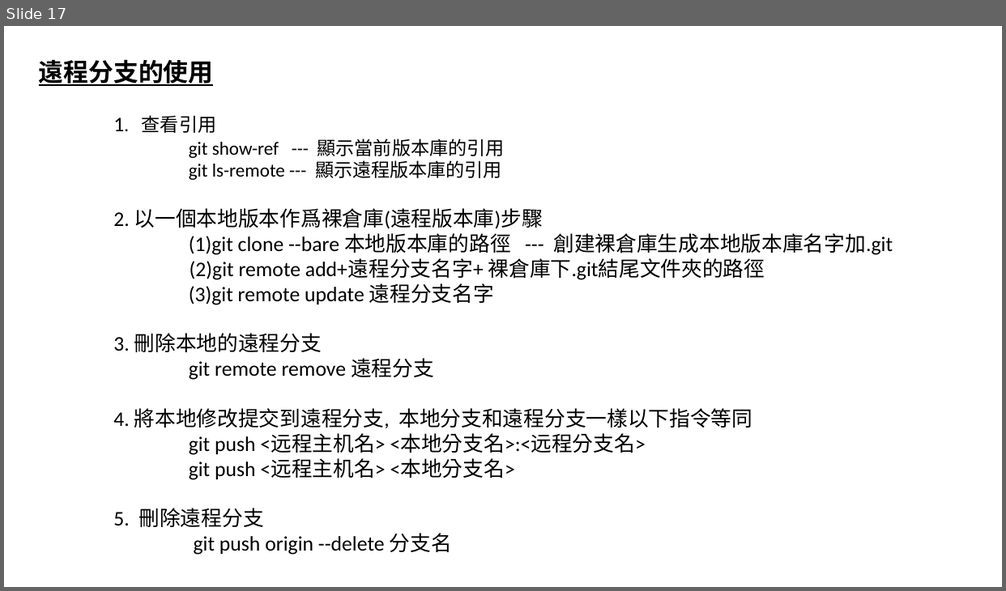
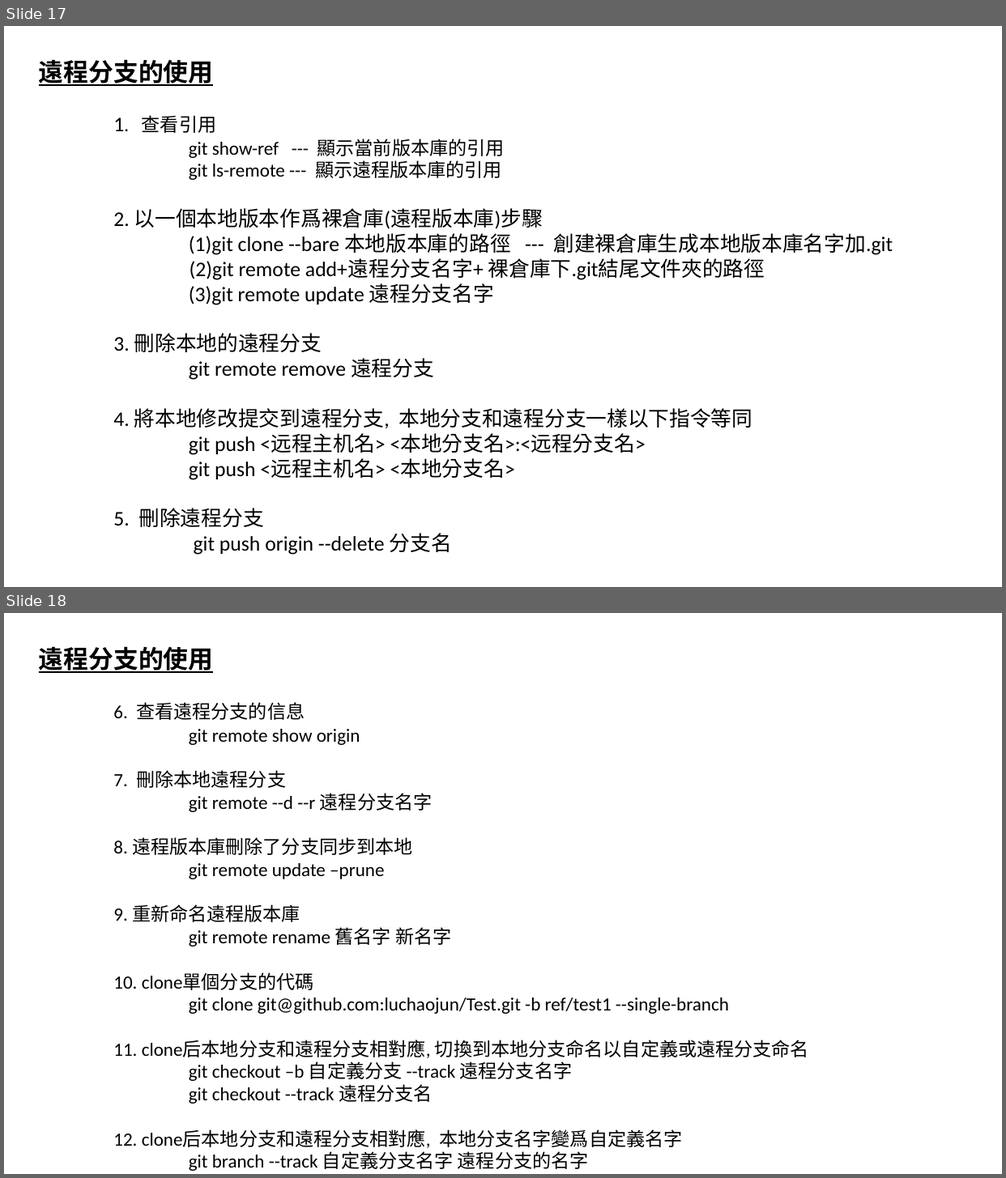
Before and after one commit to luchaojun/ChaojunStudy, a slide deck: GitStudy/GitStudy.pptx. Shown one above the other, each under a label of ours: slide 17 before the commit, slides 17 and 18 after it. The pictures are 1006x591 and 1006x1178 pixels, drawn with LibreOffice and Linux fonts; fonts in the diff are those of the drawing. Boxes give left, top, right and bottom in pixels: in the first picture for what was removed or moved away, otherwise in the second. Text is boxed around its words. In the diff, an @@ line names an element or a change of style, - is before the commit and + after.

Commit message:
Add the git remote command into pptx

```diff
--- a/GitStudy/GitStudy.pptx
+++ b/GitStudy/GitStudy.pptx
@@ slide 18 added at [4,613,1002,1174], background #FFFFFF @@
@@ text added at [39,646,809,1171], 18 pt, text #000000 @@
+遠程分支的使用
+6. 查看遠程分支的信息
+git remote show origin
+7. 刪除本地遠程分支
+git remote --d --r 遠程分支名字
+8. 遠程版本庫刪除了分支同步到本地
+git remote update –prune
+9. 重新命名遠程版本庫
+git remote rename 舊名字 新名字
+10. clone單個分支的代碼
+git clone git@github.com:luchaojun/Test.git -b ref/test1 --single-branch
+11. clone后本地分支和遠程分支相對應, 切換到本地分支命名以自定義或遠程分支命名
+git checkout –b 自定義分支 --track 遠程分支名字
+git checkout --track 遠程分支名
+12. clone后本地分支和遠程分支相對應, 本地分支名字變爲自定義名字
+git branch --track 自定義分支名字 遠程分支的名字
```
Also in this commit, not shown: 1 other slide added.
